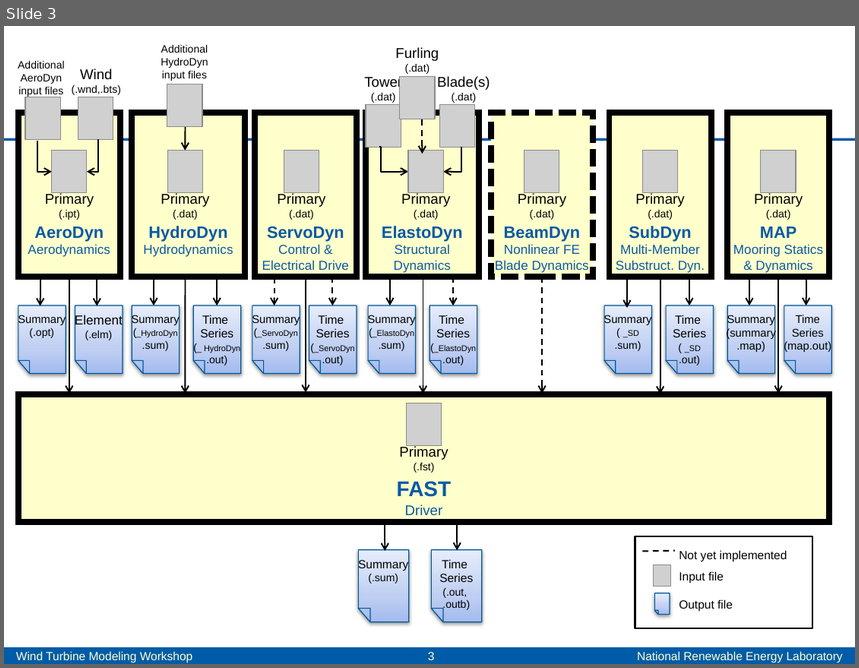
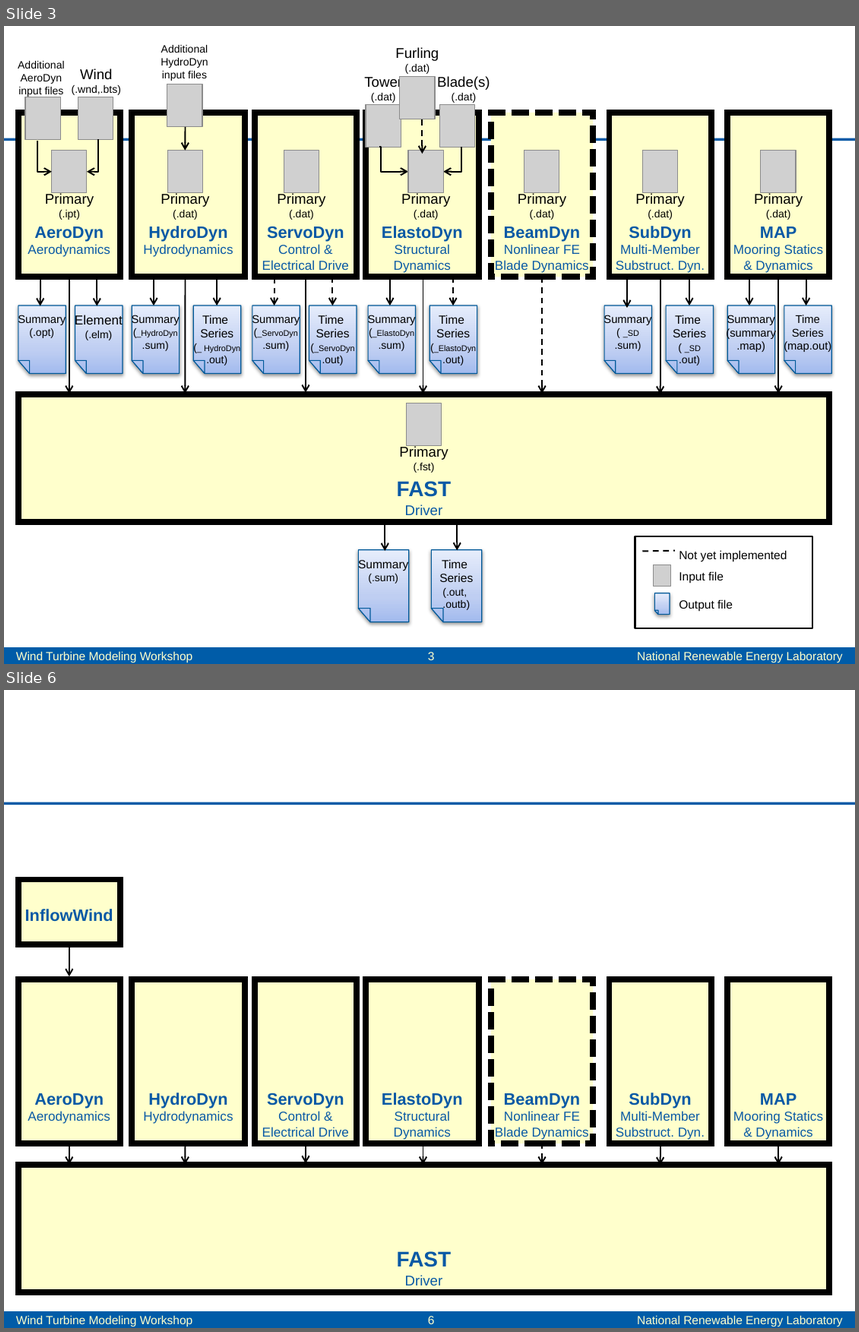
Before and after one commit to OpenFAST/openfast, a slide deck: Docs/InputOutputFiles.pptx. Shown one above the other, each under a label of ours: slide 3 before the commit, slides 3 and 6 after it; the slides between them are not shown. The pictures are 859x668 and 859x1332 pixels, drawn with LibreOffice and Linux fonts; fonts in the diff are those of the drawing; grey boxes stand for pictures. Boxes give left, top, right and bottom in pixels: in the first picture for what was removed or moved away, otherwise in the second. Text is boxed around its words. In the diff, an @@ line names an element or a change of style, - is before the commit and + after.

```diff
--- a/Docs/InputOutputFiles.pptx
+++ b/Docs/InputOutputFiles.pptx
@@ slide 6 added at <box>4,690,855,1328</box>, background #FFFFFF; not listed: 3 template elements that a slide beside it also shows @@
@@ rectangle added at <box>18,880,120,945</box>, fill #FFFFCC, outline #000000 5 pt, 14 pt, text #0959A5, bold @@
+InflowWind
@@ arrow added from (69, 945) to (69, 977), #000000 1.25 pt @@
@@ rectangle added at <box>18,980,120,1144</box>, fill #FFFFCC, outline #000000 5 pt, 11 pt, text #0959A5 @@
+AeroDyn
+Aerodynamics
@@ rectangle added at <box>132,980,245,1144</box>, fill #FFFFCC, outline #000000 5 pt, 11 pt, text #0959A5 @@
+HydroDyn
+Hydrodynamics
@@ rectangle added at <box>254,980,357,1144</box>, fill #FFFFCC, outline #000000 5 pt, 11 pt, text #0959A5 @@
+ServoDyn
+Control &
+Electrical Drive
@@ rectangle added at <box>366,980,479,1144</box>, fill #FFFFCC, outline #000000 5 pt, 11 pt, text #0959A5 @@
+ElastoDyn
+Structural
+Dynamics
@@ rectangle added at <box>491,980,593,1144</box>, fill #FFFFCC, outline #000000 5 pt dashed, 11 pt, text #0959A5 @@
+BeamDyn
+Nonlinear FE
+Blade Dynamics
@@ rectangle added at <box>609,980,712,1144</box>, fill #FFFFCC, outline #000000 5 pt, 11 pt, text #0959A5 @@
+SubDyn
+Multi-Member
+Substruct. Dyn.
@@ rectangle added at <box>728,980,829,1144</box>, fill #FFFFCC, outline #000000 5 pt, 11 pt, text #0959A5 @@
+MAP
+Mooring Statics
+& Dynamics
@@ arrow added from (69, 1144) to (69, 1165), #000000 1.25 pt @@
@@ arrow added from (186, 1144) to (186, 1165), #000000 1.25 pt @@
@@ arrow added from (305, 1143) to (305, 1164), #000000 1.25 pt @@
@@ arrow added from (423, 1144) to (423, 1165), #000000 1.25 pt @@
@@ arrow added from (542, 1144) to (542, 1165), #000000 1.25 pt dashed @@
@@ arrow added from (661, 1144) to (661, 1165), #000000 1.25 pt @@
@@ arrow added from (778, 1144) to (778, 1165), #000000 1.25 pt @@
@@ rectangle added at <box>18,1166,829,1293</box>, fill #FFFFCC, outline #000000 5 pt, 12 pt, text #0959A5 @@
+FAST
+Driver
```
Also in this commit, not shown: 2 other slides added, 3 other files.
